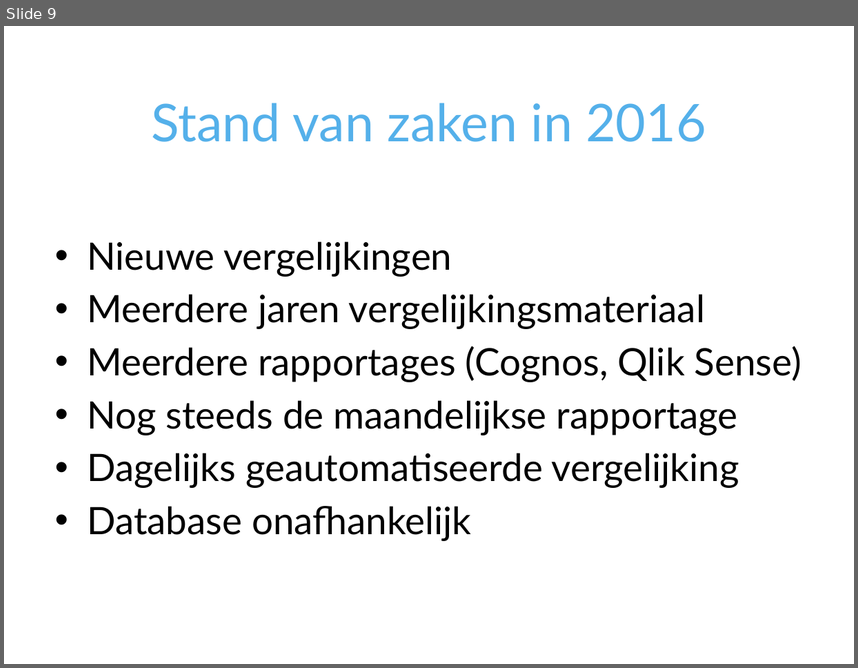
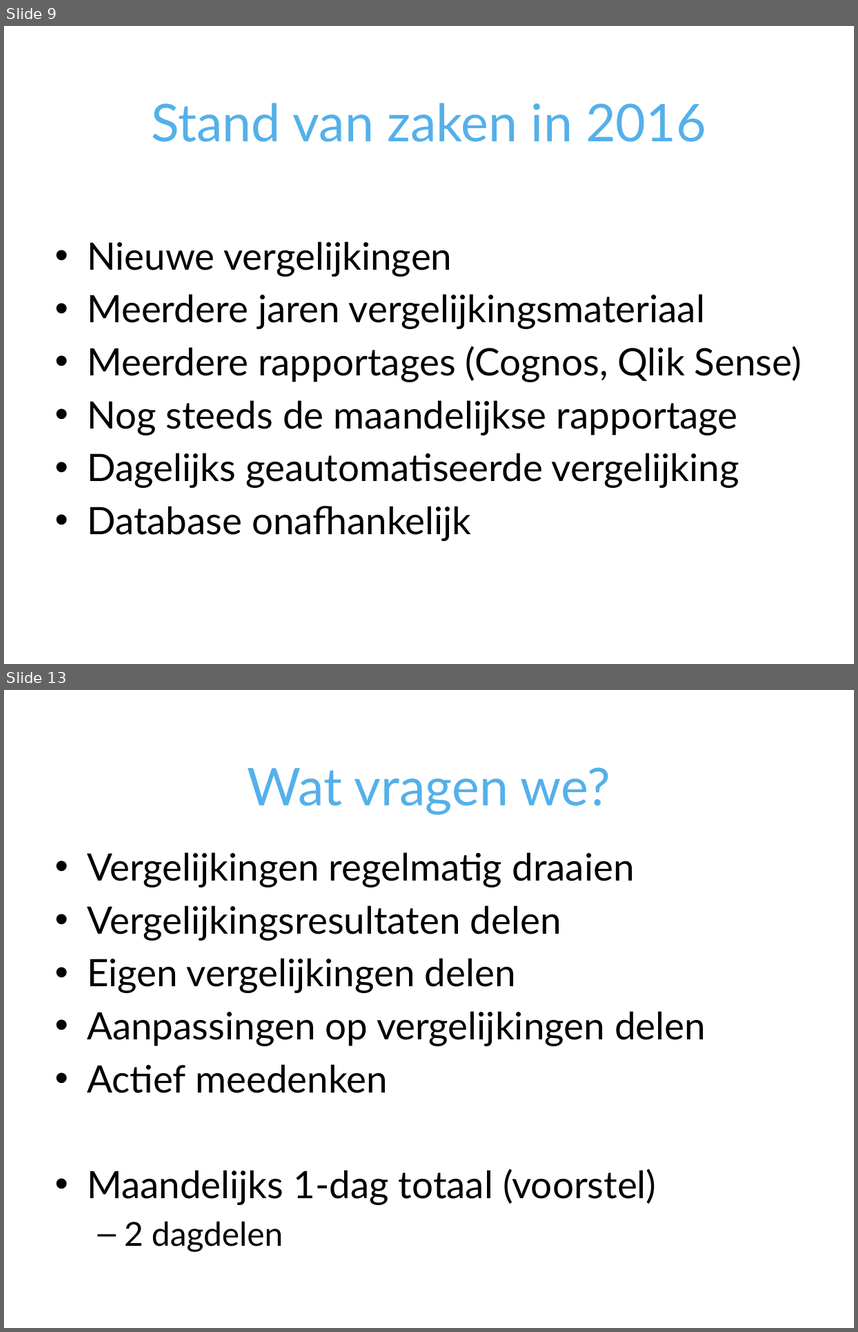
Before and after one commit to VNG-Realisatie/i-Spiegel, a slide deck: doc/GegevensVergelijker.pptx. Shown one above the other, each under a label of ours: slide 9 before the commit, slides 9 and 13 after it; the slides between them are not shown. The pictures are 858x668 and 858x1332 pixels, drawn with LibreOffice and Linux fonts; fonts in the diff are those of the drawing; background and template pictures are left out. Boxes give left, top, right and bottom in pixels: in the first picture for what was removed or moved away, otherwise in the second. Text is boxed around its words. In the diff, an @@ line names an element or a change of style, - is before the commit and + after.

```diff
--- a/doc/GegevensVergelijker.pptx
+++ b/doc/GegevensVergelijker.pptx
@@ slide 13 added at bbox=[4, 690, 854, 1328], background picture (left out) @@
@@ title added at bbox=[248, 767, 611, 814], 44 pt, text #54B0EA @@
+Wat vragen we?
@@ text added at bbox=[87, 852, 706, 1252], 32 pt, text #000000 @@
+• Vergelijkingen regelmatig draaien
+• Vergelijkingsresultaten delen
+• Eigen vergelijkingen delen
+• Aanpassingen op vergelijkingen delen
+• Actief meedenken
+• Maandelijks 1-dag totaal (voorstel)
+  – 2 dagdelen
```
Also in this commit, not shown: 1 slide changed, 5 other slides added.
